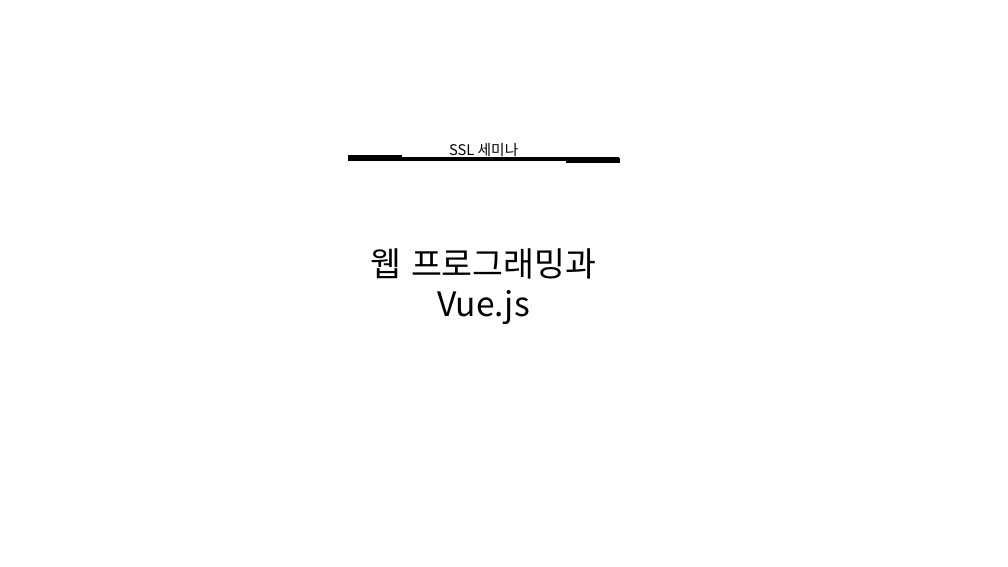
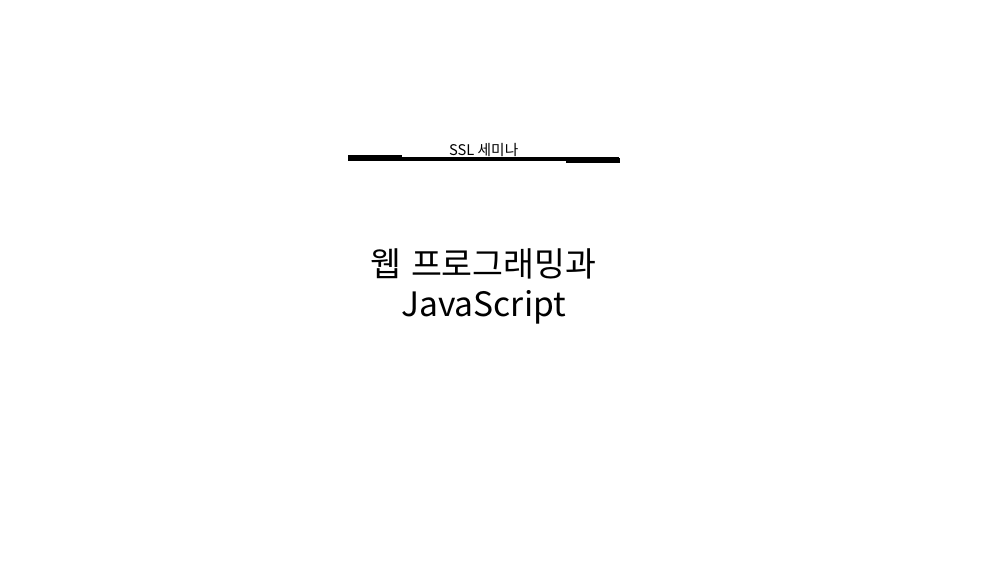
Before and after one commit to gunwoongPark/Seminar, a slide deck: slide 1 of 2020_11_11/세미나1.pptx. Drawn at 1008x567 pixels with LibreOffice and Linux fonts; fonts in the diff are those of the drawing. Boxes give left, top, right and bottom in pixels: in the first picture for what was removed or moved away, otherwise in the second. Text is boxed around its words. In the diff, an @@ line names an element or a change of style, - is before the commit and + after.

```diff
--- a/2020_11_11/세미나1.pptx
+++ b/2020_11_11/세미나1.pptx
@@ text at bbox=[371, 248, 596, 324]: text changed @@
-웹 프로그래밍과 Vue.js
+웹 프로그래밍과 JavaScript
```
Also in this commit, not shown: 10 other slides changed, 2 slides added.
